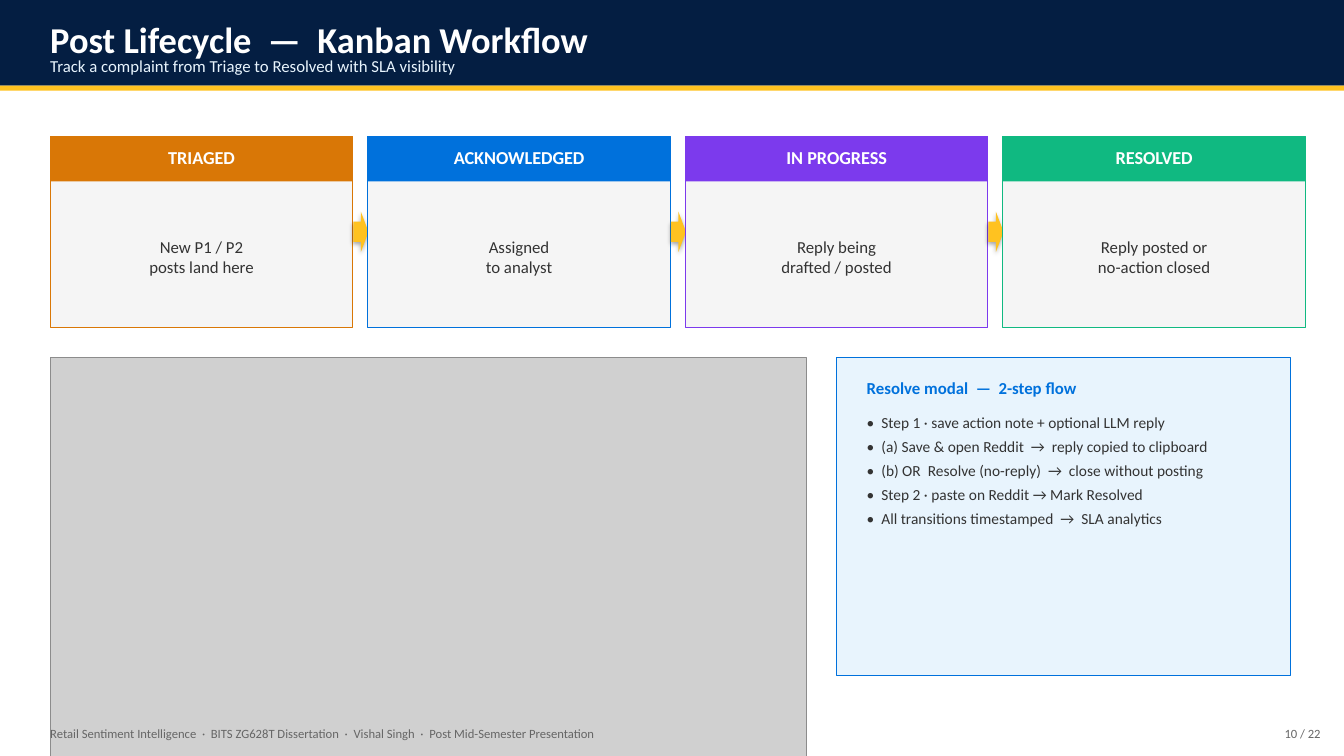
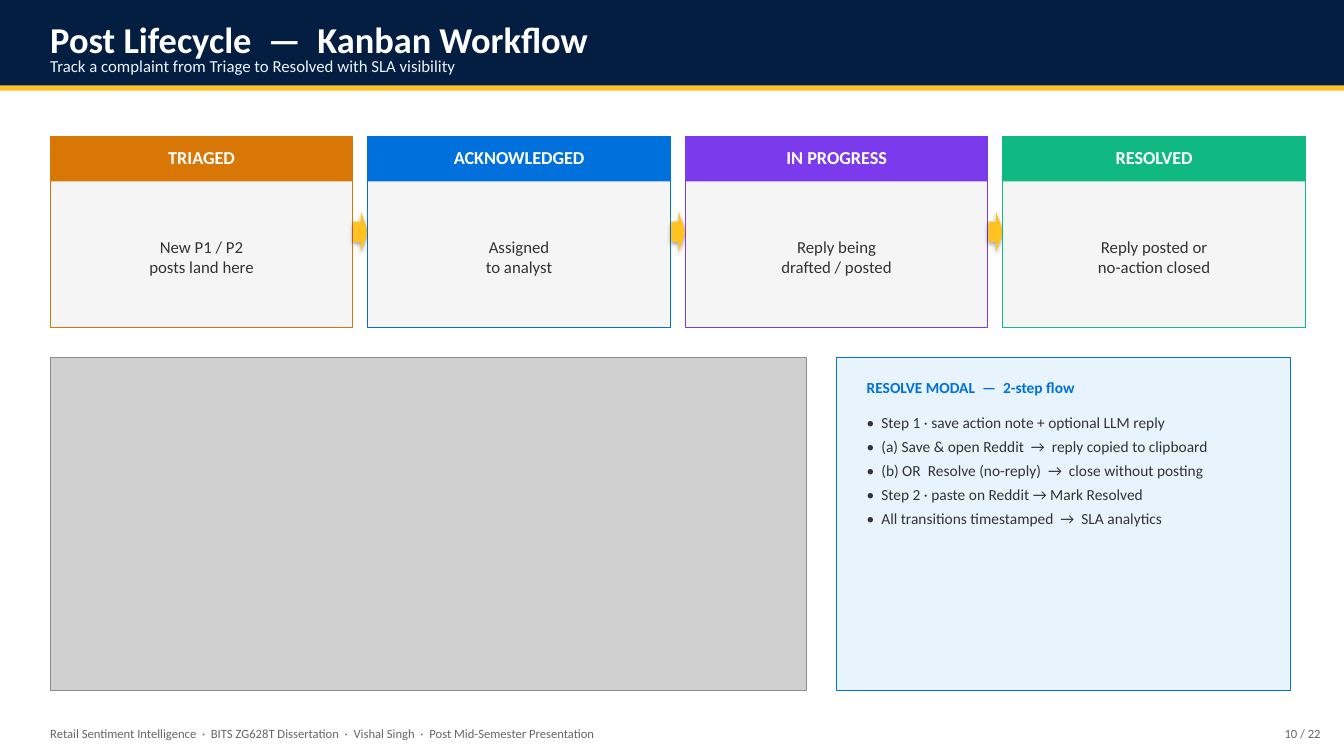
Before and after one commit to vishalvishal099/Retail-Sentiment-Intelligence, a slide deck: slide 10 of docs/Sem_4/FINAL_PRESENTATION_VishalSingh_2020AA05641.pptx. Drawn at 1344x756 pixels with LibreOffice and Linux fonts; fonts in the diff are those of the drawing; grey boxes stand for pictures. Boxes give left, top, right and bottom in pixels: in the first picture for what was removed or moved away, otherwise in the second. Text is boxed around its words. In the diff, an @@ line names an element or a change of style, - is before the commit and + after.

```diff
--- a/docs/Sem_4/FINAL_PRESENTATION_VishalSingh_2020AA05641.pptx
+++ b/docs/Sem_4/FINAL_PRESENTATION_VishalSingh_2020AA05641.pptx
@@ picture: place and size @@
-picture at [50, 358, 807, 756]
+picture at [50, 358, 807, 691]
@@ rectangle: place and size @@
-rectangle at [837, 358, 1291, 676]
+rectangle at [837, 358, 1291, 691]
@@ text at [867, 382, 1074, 396]: text changed; size 12 to 11 pt @@
-Resolve modal — 2-step flow
+RESOLVE MODAL — 2-step flow
```
Also in this commit, not shown: 15 other slides changed, 2 other files.
